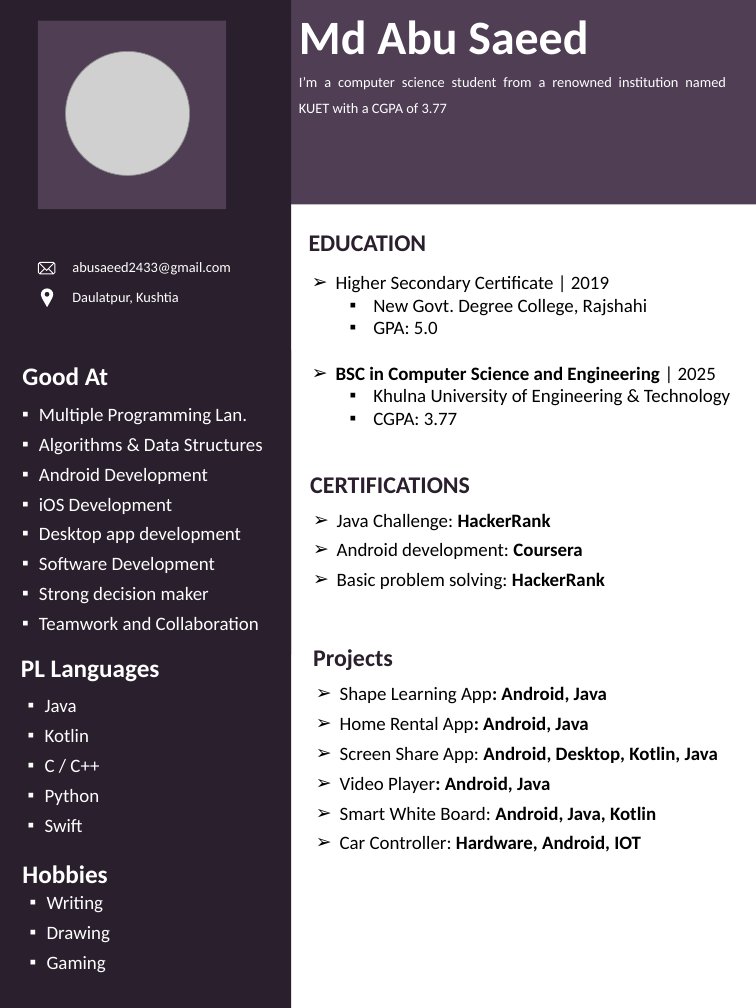
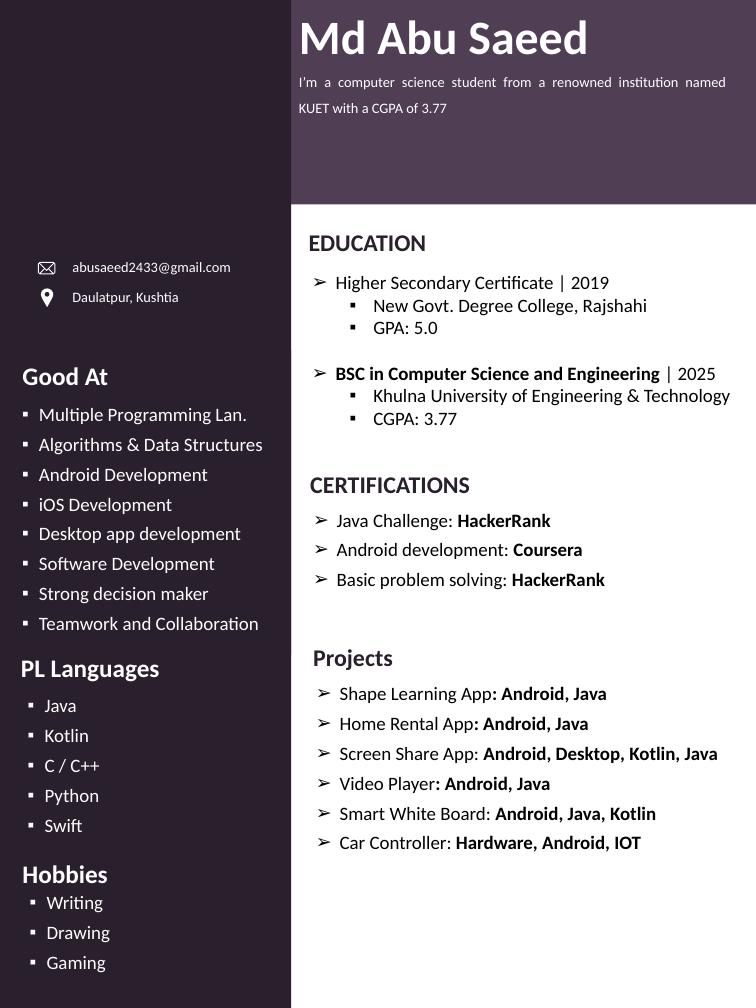
Before and after one commit to abusaeed2433/Portfolio, a slide deck: slide 1 of ppt/1907057.pptx. Drawn at 756x1008 pixels with LibreOffice and Linux fonts; fonts in the diff are those of the drawing; grey boxes stand for pictures. Boxes give left, top, right and bottom in pixels: in the first picture for what was removed or moved away, otherwise in the second. Text is boxed around its words. In the diff, an @@ line names an element or a change of style, - is before the commit and + after.

```diff
--- a/ppt/1907057.pptx
+++ b/ppt/1907057.pptx
@@ rectangle removed at box(38, 20, 226, 209) @@
@@ picture removed at box(66, 51, 190, 175) @@
```
Also in this commit, not shown: 6 other files.
